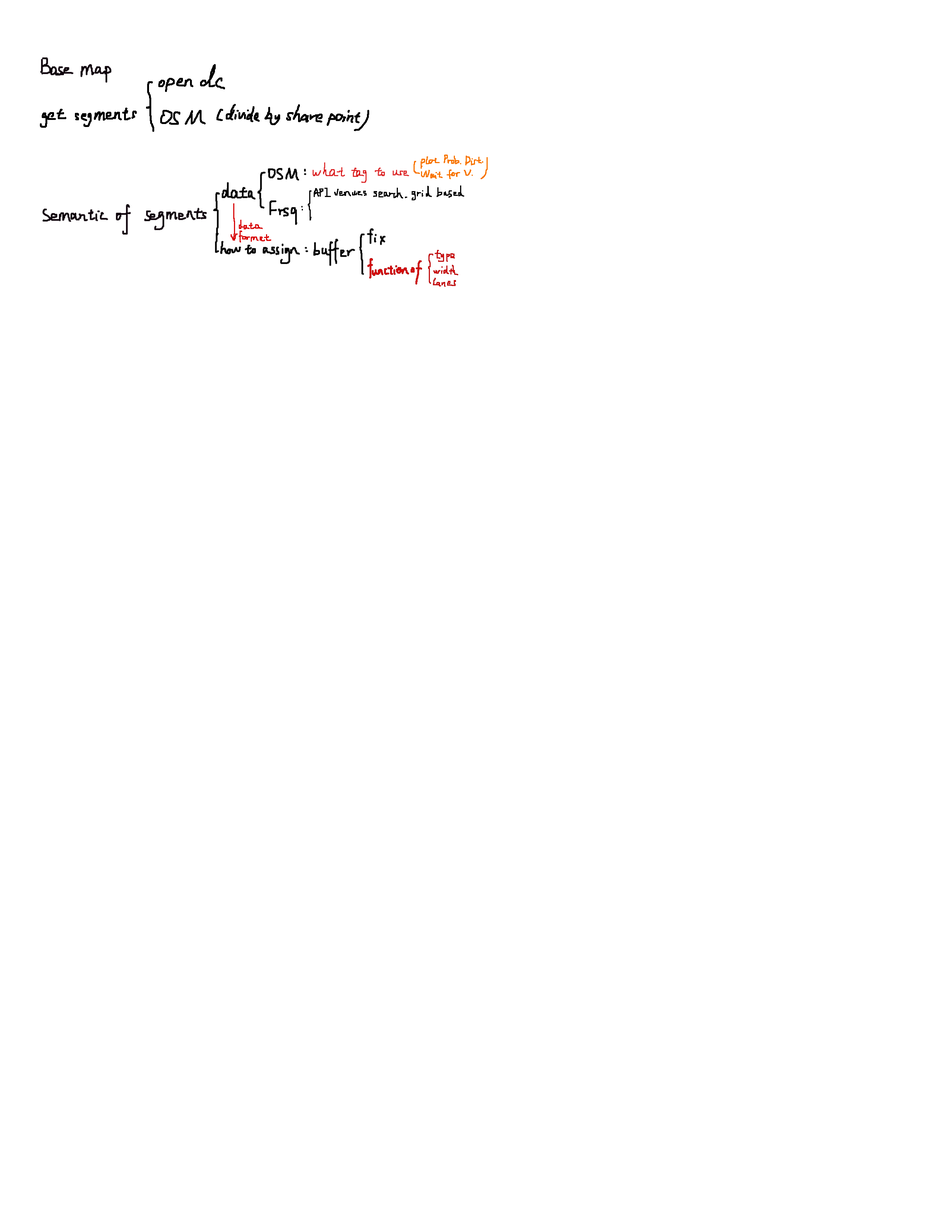
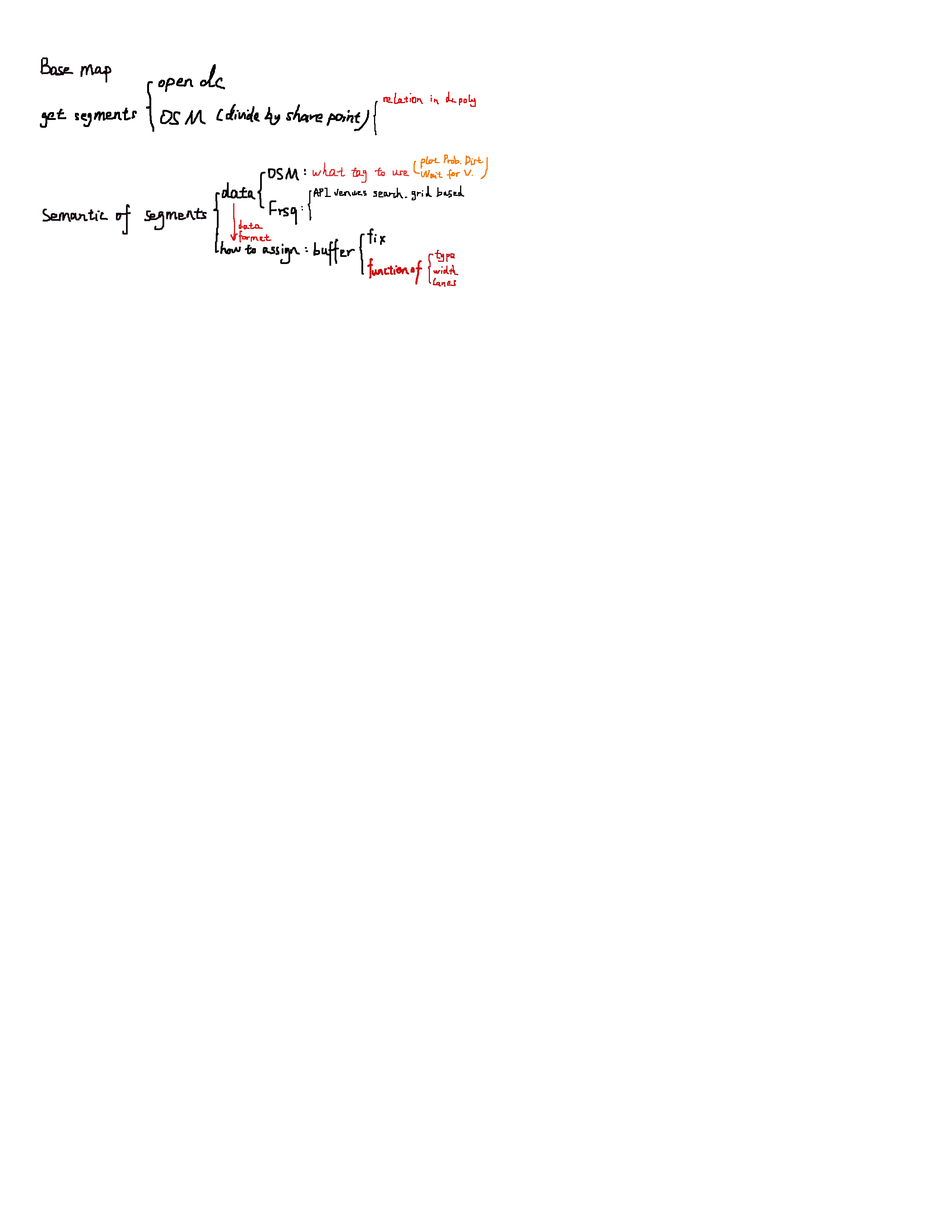
Layers edited between the first and the second 950 × 1229 image:
painted on "writting area" over (x1=373, y1=91, x2=476, y2=136)
